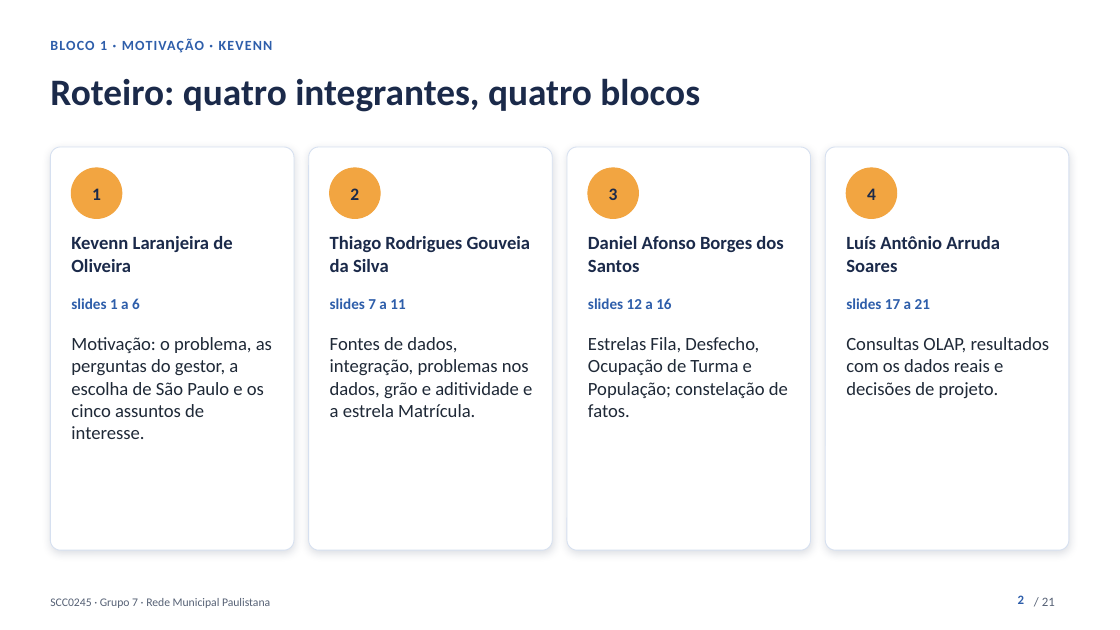
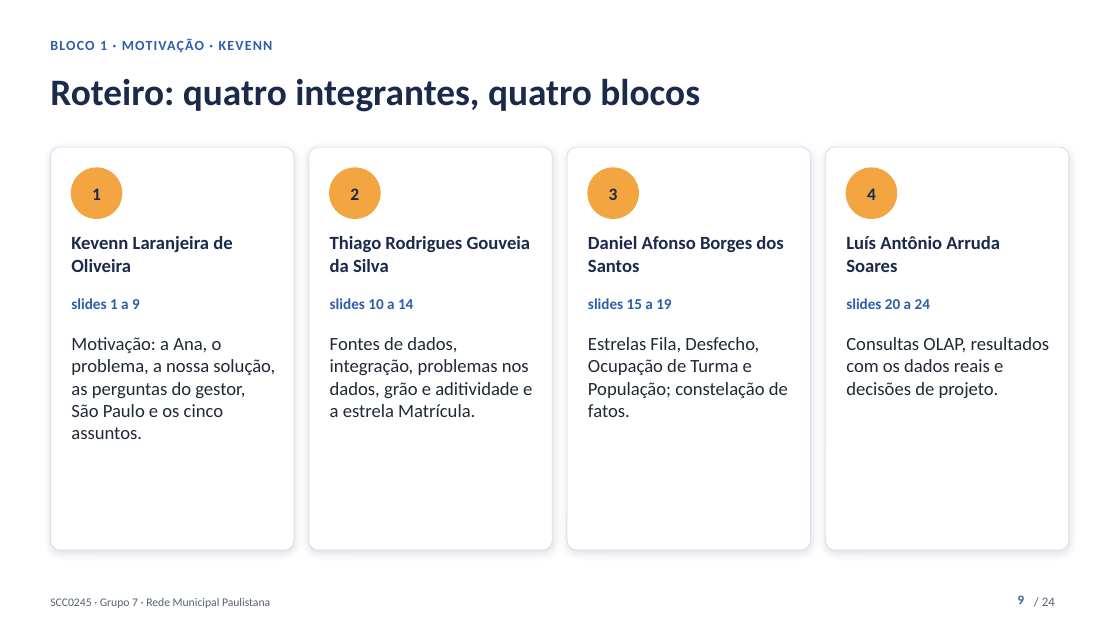
Before and after one commit to kevennlaranjeira/OLAP2026, a slide deck: slide 9 of docs/apresentacao/apresentacao-projeto1.pptx (slide 2 before the commit). Drawn at 1120x630 pixels with LibreOffice and Linux fonts; fonts in the diff are those of the drawing. Boxes give left, top, right and bottom in pixels: in the first picture for what was removed or moved away, otherwise in the second. Text is boxed around its words. In the diff, an @@ line names an element or a change of style, - is before the commit and + after.

Commit message:
docs(apresentacao): bloco 1 como proposta, com uma persona e 24 slides (#12)
O bloco 1 passa a vender a ideia: a Ana, persona hipotética no Grajaú; o problema na cidade (a fila caiu 97%, a pergunta agora é onde); a nossa solução, com as três bases num data warehouse; as perguntas do gestor; e a resposta para a Ana com números reais das consultas 5 e 7 (Grajaú contra Tremembé). O roteiro fecha o bloco e passa a palavra.

O bloco continua com 5 minutos, porque o enunciado pede tempo homogêneo; são 9 slides com menos tempo cada. pptx, HTML, testes e docs 08, 10, 11 e 12 vão para 24 slides.

```diff
--- a/docs/apresentacao/apresentacao-projeto1.pptx
+++ b/docs/apresentacao/apresentacao-projeto1.pptx
@@ text at (x1=71, y1=298, x2=140, y2=309): text changed @@
-slides 1 a 6
+slides 1 a 9
@@ text at (x1=330, y1=298, x2=413, y2=309): text changed @@
-slides 7 a 11
+slides 10 a 14
@@ text at (x1=588, y1=298, x2=671, y2=309): text changed @@
-slides 12 a 16
+slides 15 a 19
@@ text at (x1=846, y1=298, x2=930, y2=309): text changed @@
-slides 17 a 21
+slides 20 a 24
@@ text at (x1=71, y1=337, x2=275, y2=439): text changed @@
-Motivação: o problema, as perguntas do gestor, a escolha de São Paulo e os cinco assuntos de interesse.
+Motivação: a Ana, o problema, a nossa solução, as perguntas do gestor, São Paulo e os cinco assuntos.
@@ page number at (x1=1018, y1=595, x2=1024, y2=604): text changed @@
-2
+9
@@ text at (x1=1042, y1=597, x2=1055, y2=606): text changed @@
-/ 21
+/ 24
```
Also in this commit, not shown: 19 other slides changed, 3 slides added, 7 other files.
